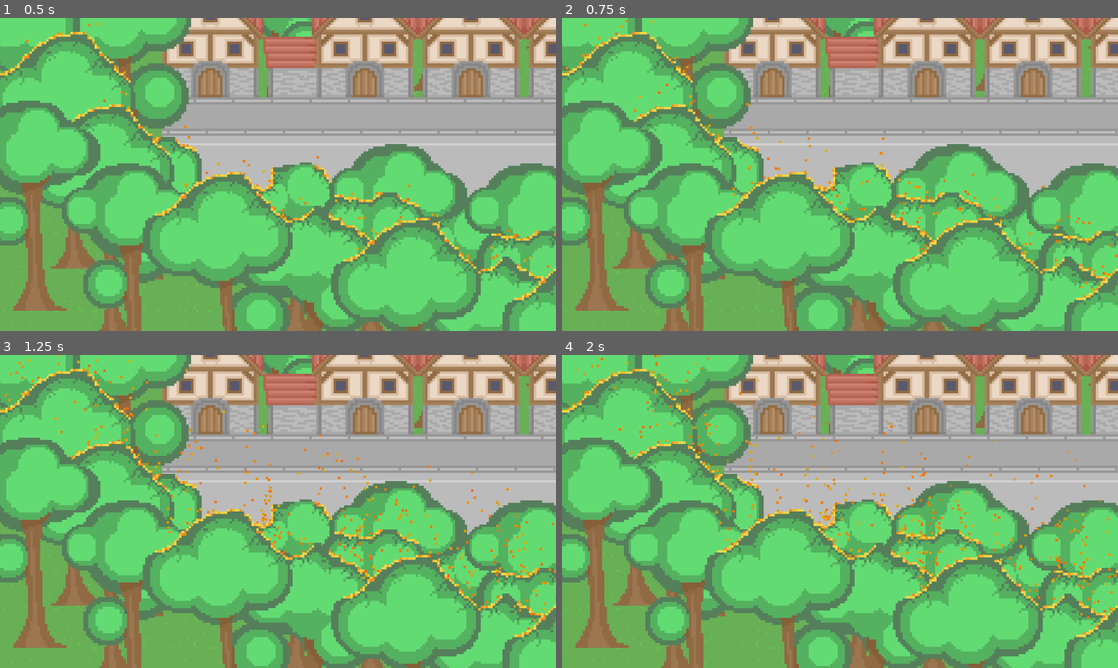
Above: before the commit, frames 1-4 (two rows, left to right).
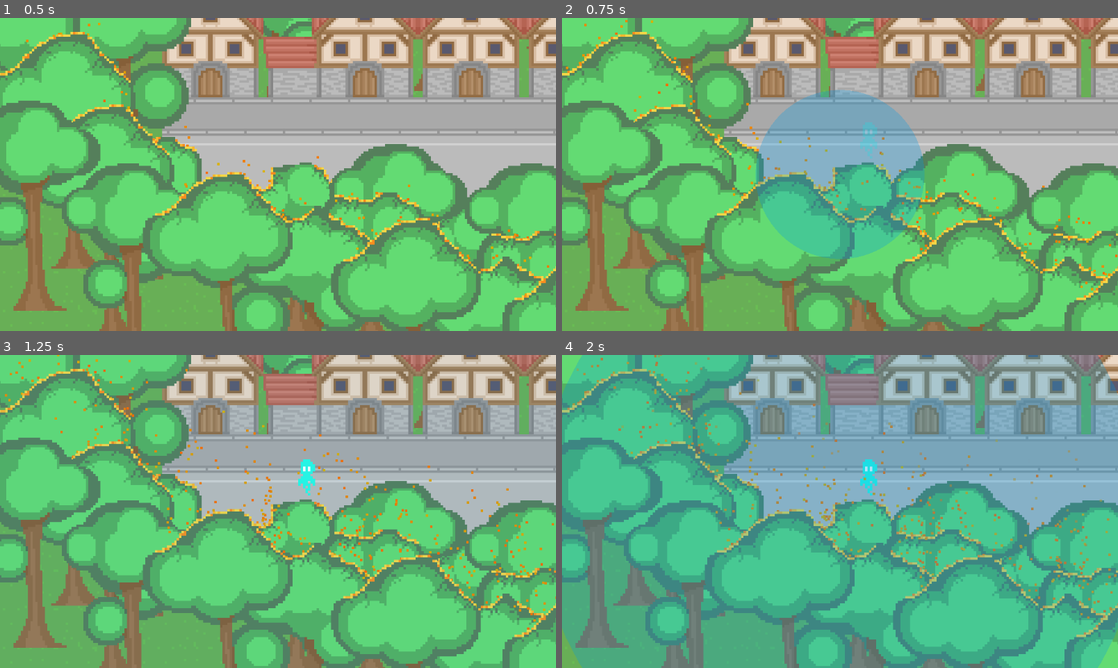
Above: after the commit, the same moments.

Repository: Senjia12/Game-dj-Ames
Game: Godot game, scene res://Level/game.tscn
The game is run twice, just before and just after one commit, with the same random seed, the same clock (stepped at 60 frames per second) and the same inputs.
Inputs (mouse positions are in pixels of both pictures, inside the frame that each line leads up to):
- Up to frame 1 (0.5 s): no input
- Up to frame 2 (0.75 s): move the mouse to (962, 158) at 0.52 s; right-click (962, 158) at 0.6 s
- Up to frame 3 (1.25 s): no input
- Up to frame 4 (2 s): move the mouse to (728, 527) at 1.27 s; tap E (interact) at 1.35 s; right-click (728, 527) at 1.55 s

Frame 1 is identical in both runs. In frame 2, 13% of the frame differs, in the area x 34-66%, y 22-77%; in frame 3, 0.2%; in frame 4, 99%, in the area x 0-100%, y 0-100%.

Commit message:
début soul

Diff:
--- a/bla/Level/game.tscn
+++ b/bla/Level/game.tscn
@@ -21,6 +21,8 @@
 [ext_resource type="PackedScene" uid="uid://bp7nj3jn3eudd" path="res://Level/Décor/Village/arbre brulé/arbre_feu_4.tscn" id="14_5tgih"]
 [ext_resource type="PackedScene" uid="uid://cgpwhvfopas3p" path="res://Level/Décor/Village/arbre brulé/arbre_feu_5.tscn" id="15_wmllm"]
 [ext_resource type="PackedScene" uid="uid://deb32hb4c86on" path="res://Level/Décor/Village/arbre brulé/arbre_feu_1.tscn" id="16_qhkgf"]
+[ext_resource type="PackedScene" uid="uid://bbupulttciuby" path="res://Unit/soul detector/soul_detector.tscn" id="22_chmqr"]
+[ext_resource type="PackedScene" uid="uid://d2mamrqjwbeff" path="res://Unit/soul/soul.tscn" id="23_juvpv"]
 
 [sub_resource type="TileSetAtlasSource" id="TileSetAtlasSource_klef5"]
 texture = ExtResource("1_8iq6g")
@@ -252,6 +254,21 @@
 sources/3 = SubResource("TileSetAtlasSource_aiwnn")
 sources/4 = SubResource("TileSetAtlasSource_ycl8a")
 
+[sub_resource type="Animation" id="Animation_j1rey"]
+length = 0.001
+tracks/0/type = "value"
+tracks/0/imported = false
+tracks/0/enabled = true
+tracks/0/path = NodePath("dmg:color")
+tracks/0/interp = 1
+tracks/0/loop_wrap = true
+tracks/0/keys = {
+"times": PackedFloat32Array(0),
+"transitions": PackedFloat32Array(1),
+"update": 0,
+"values": [Color(1, 0.231373, 0.164706, 0)]
+}
+
 [sub_resource type="Animation" id="Animation_ck84q"]
 resource_name = "dmg"
 length = 2.0
@@ -266,21 +283,6 @@
 "transitions": PackedFloat32Array(1, 1, 1),
 "update": 0,
 "values": [Color(1, 0.231373, 0.164706, 0), Color(1, 0.231373, 0.164706, 0.372549), Color(1, 0.231373, 0.164706, 0)]
-}
-
-[sub_resource type="Animation" id="Animation_j1rey"]
-length = 0.001
-tracks/0/type = "value"
-tracks/0/imported = false
-tracks/0/enabled = true
-tracks/0/path = NodePath("dmg:color")
-tracks/0/interp = 1
-tracks/0/loop_wrap = true
-tracks/0/keys = {
-"times": PackedFloat32Array(0),
-"transitions": PackedFloat32Array(1),
-"update": 0,
-"values": [Color(1, 0.231373, 0.164706, 0)]
 }
 
 [sub_resource type="AnimationLibrary" id="AnimationLibrary_lq6uo"]
@@ -988,3 +990,8 @@
 }
 
 [node name="Player" parent="." instance=ExtResource("12_l25pa")]
+
+[node name="soul detector" parent="." instance=ExtResource("22_chmqr")]
+
+[node name="Soul" parent="." instance=ExtResource("23_juvpv")]
+position = Vector2(12, -14)
--- /dev/null
+++ b/bla/Unit/soul detector/soul_detector.gd
@@ -0,0 +1,15 @@
+extends Node2D
+
+@onready var animation_player: AnimationPlayer = $AnimationPlayer
+@onready var area_2d: Area2D = $Area2D
+
+
+
+func _physics_process(delta: float) -> void:
+	if Input.is_action_just_pressed("scan"):
+		global_position = Globals.player.global_position
+		animation_player.play("scan")
+
+		for i in area_2d.get_overlapping_bodies():
+			if i.is_in_group("soul"):
+				i.activate()
--- /dev/null
+++ b/bla/Unit/soul detector/soul_detector.tscn
@@ -0,0 +1,92 @@
+[gd_scene load_steps=7 format=3 uid="uid://bbupulttciuby"]
+
+[ext_resource type="Script" path="res://Unit/soul detector/soul_detector.gd" id="1_tq5rd"]
+
+[sub_resource type="CircleShape2D" id="CircleShape2D_ufxb1"]
+radius = 164.003
+
+[sub_resource type="Animation" id="Animation_0uvny"]
+length = 0.001
+tracks/0/type = "value"
+tracks/0/imported = false
+tracks/0/enabled = true
+tracks/0/path = NodePath("MeshInstance2D:scale")
+tracks/0/interp = 1
+tracks/0/loop_wrap = true
+tracks/0/keys = {
+"times": PackedFloat32Array(0),
+"transitions": PackedFloat32Array(1),
+"update": 0,
+"values": [Vector2(0, 1.78814e-07)]
+}
+tracks/1/type = "value"
+tracks/1/imported = false
+tracks/1/enabled = true
+tracks/1/path = NodePath("MeshInstance2D:modulate")
+tracks/1/interp = 1
+tracks/1/loop_wrap = true
+tracks/1/keys = {
+"times": PackedFloat32Array(0),
+"transitions": PackedFloat32Array(1),
+"update": 0,
+"values": [Color(0, 0.6, 0.894118, 0.152941)]
+}
+
+[sub_resource type="Animation" id="Animation_qeonc"]
+resource_name = "scan"
+tracks/0/type = "value"
+tracks/0/imported = false
+tracks/0/enabled = true
+tracks/0/path = NodePath("MeshInstance2D:scale")
+tracks/0/interp = 1
+tracks/0/loop_wrap = true
+tracks/0/keys = {
+"times": PackedFloat32Array(0, 1),
+"transitions": PackedFloat32Array(1, 1),
+"update": 0,
+"values": [Vector2(0, 1.78814e-07), Vector2(400, 400)]
+}
+tracks/1/type = "value"
+tracks/1/imported = false
+tracks/1/enabled = true
+tracks/1/path = NodePath("MeshInstance2D:modulate")
+tracks/1/interp = 1
+tracks/1/loop_wrap = true
+tracks/1/keys = {
+"times": PackedFloat32Array(0.633333, 1),
+"transitions": PackedFloat32Array(1, 1),
+"update": 0,
+"values": [Color(0, 0.6, 0.894118, 0.152941), Color(0, 0.6, 0.894118, 0)]
+}
+
+[sub_resource type="AnimationLibrary" id="AnimationLibrary_v6afr"]
+_data = {
+"RESET": SubResource("Animation_0uvny"),
+"scan": SubResource("Animation_qeonc")
+}
+
+[sub_resource type="SphereMesh" id="SphereMesh_qkayj"]
+
+[node name="soul detector" type="Node2D"]
+script = ExtResource("1_tq5rd")
+
+[node name="Area2D" type="Area2D" parent="."]
+collision_layer = 2
+collision_mask = 2
+
+[node name="CollisionShape2D" type="CollisionShape2D" parent="Area2D"]
+visible = false
+shape = SubResource("CircleShape2D_ufxb1")
+
+[node name="AnimationPlayer" type="AnimationPlayer" parent="."]
+libraries = {
+"": SubResource("AnimationLibrary_v6afr")
+}
+speed_scale = 1.5
+
+[node name="MeshInstance2D" type="MeshInstance2D" parent="."]
+modulate = Color(0, 0.6, 0.894118, 0.152941)
+z_index = 50
+position = Vector2(0, -8.94069e-08)
+scale = Vector2(1e-05, 1e-05)
+mesh = SubResource("SphereMesh_qkayj")
--- /dev/null
+++ b/bla/Unit/soul/soul.gd
@@ -0,0 +1,19 @@
+extends StaticBody2D
+
+
+@export var talk := "coincoin"
+
+
+func _ready() -> void:
+	hide()
+
+
+func activate():
+	if !is_visible_in_tree():
+		show()
+		$AnimationPlayer.play("spawn")
+
+
+func _on_area_2d_body_entered(body: Node2D) -> void:
+	if body.is_in_group("player") && is_visible_in_tree():
+		$"text display".play("text display")
--- /dev/null
+++ b/bla/Unit/soul/soul.tscn
@@ -0,0 +1,158 @@
+[gd_scene load_steps=15 format=3 uid="uid://d2mamrqjwbeff"]
+
+[ext_resource type="Texture2D" uid="uid://cim4x1wkgiq4b" path="res://Unit/Âme/Âme idle.png" id="1_6gcdh"]
+[ext_resource type="Script" path="res://Unit/soul/soul.gd" id="1_dqplt"]
+[ext_resource type="FontFile" uid="uid://bon0hj0i22w3e" path="res://UI/font pxl.ttf" id="3_mmwa2"]
+
+[sub_resource type="CircleShape2D" id="CircleShape2D_b2be2"]
+radius = 8.0
+
+[sub_resource type="AtlasTexture" id="AtlasTexture_pfo3i"]
+atlas = ExtResource("1_6gcdh")
+region = Rect2(0, 0, 7, 15)
+
+[sub_resource type="AtlasTexture" id="AtlasTexture_smkhk"]
+atlas = ExtResource("1_6gcdh")
+region = Rect2(7, 0, 7, 15)
+
+[sub_resource type="SpriteFrames" id="SpriteFrames_pjn5m"]
+animations = [{
+"frames": [{
+"duration": 1.0,
+"texture": SubResource("AtlasTexture_pfo3i")
+}, {
+"duration": 1.0,
+"texture": SubResource("AtlasTexture_smkhk")
+}],
+"loop": true,
+"name": &"default",
+"speed": 5.0
+}]
+
+[sub_resource type="Animation" id="Animation_bxkxf"]
+resource_name = "spawn"
+length = 0.4
+tracks/0/type = "value"
+tracks/0/imported = false
+tracks/0/enabled = true
+tracks/0/path = NodePath("AnimatedSprite2D:modulate")
+tracks/0/interp = 1
+tracks/0/loop_wrap = true
+tracks/0/keys = {
+"times": PackedFloat32Array(0, 0.4),
+"transitions": PackedFloat32Array(1, 1),
+"update": 0,
+"values": [Color(1, 1, 1, 0), Color(1, 1, 1, 1)]
+}
+
+[sub_resource type="Animation" id="Animation_x1e50"]
+length = 0.001
+tracks/0/type = "value"
+tracks/0/imported = false
+tracks/0/enabled = true
+tracks/0/path = NodePath("AnimatedSprite2D:modulate")
+tracks/0/interp = 1
+tracks/0/loop_wrap = true
+tracks/0/keys = {
+"times": PackedFloat32Array(0),
+"transitions": PackedFloat32Array(1),
+"update": 0,
+"values": [Color(1, 1, 1, 0)]
+}
+
+[sub_resource type="AnimationLibrary" id="AnimationLibrary_t8q35"]
+_data = {
+"RESET": SubResource("Animation_x1e50"),
+"spawn": SubResource("Animation_bxkxf")
+}
+
+[sub_resource type="CircleShape2D" id="CircleShape2D_opff4"]
+radius = 32.0156
+
+[sub_resource type="Animation" id="Animation_4v22u"]
+resource_name = "text display"
+length = 0.4
+tracks/0/type = "value"
+tracks/0/imported = false
+tracks/0/enabled = true
+tracks/0/path = NodePath("blabla:visible_ratio")
+tracks/0/interp = 1
+tracks/0/loop_wrap = true
+tracks/0/keys = {
+"times": PackedFloat32Array(0, 0.4),
+"transitions": PackedFloat32Array(1, 1),
+"update": 0,
+"values": [0.0, 1.0]
+}
+
+[sub_resource type="Animation" id="Animation_geiff"]
+length = 0.001
+tracks/0/type = "value"
+tracks/0/imported = false
+tracks/0/enabled = true
+tracks/0/path = NodePath("blabla:visible_ratio")
+tracks/0/interp = 1
+tracks/0/loop_wrap = true
+tracks/0/keys = {
+"times": PackedFloat32Array(0),
+"transitions": PackedFloat32Array(1),
+"update": 0,
+"values": [0.0]
+}
+
+[sub_resource type="AnimationLibrary" id="AnimationLibrary_h7st3"]
+_data = {
+"RESET": SubResource("Animation_geiff"),
+"text display": SubResource("Animation_4v22u")
+}
+
+[node name="Soul" type="StaticBody2D" groups=["soul"]]
+collision_layer = 2
+collision_mask = 2
+script = ExtResource("1_dqplt")
+
+[node name="CollisionShape2D" type="CollisionShape2D" parent="."]
+visible = false
+shape = SubResource("CircleShape2D_b2be2")
+
+[node name="AnimatedSprite2D" type="AnimatedSprite2D" parent="."]
+modulate = Color(1, 1, 1, 0)
+sprite_frames = SubResource("SpriteFrames_pjn5m")
+frame_progress = 0.209392
+
+[node name="AnimationPlayer" type="AnimationPlayer" parent="."]
+libraries = {
+"": SubResource("AnimationLibrary_t8q35")
+}
+
+[node name="Area2D" type="Area2D" parent="."]
+
+[node name="CollisionShape2D" type="CollisionShape2D" parent="Area2D"]
+visible = false
+shape = SubResource("CircleShape2D_opff4")
+
+[node name="blabla" type="Label" parent="."]
+offset_left = -58.0
+offset_top = -13.0
+offset_right = 329.0
+offset_bottom = 3.0
+scale = Vector2(0.3, 0.3)
+theme_override_colors/font_color = Color(0.76795, 0.998505, 0.960546, 1)
+theme_override_colors/font_shadow_color = Color(0.160784, 0.976471, 0.894118, 1)
+theme_override_constants/shadow_offset_x = 0
+theme_override_constants/shadow_offset_y = 0
+theme_override_constants/shadow_outline_size = 3
+theme_override_fonts/font = ExtResource("3_mmwa2")
+text = "Coincoincoincoincoincoincoin"
+horizontal_alignment = 1
+vertical_alignment = 1
+visible_characters = 0
+visible_characters_behavior = 1
+visible_ratio = 0.0
+
+[node name="text display" type="AnimationPlayer" parent="."]
+libraries = {
+"": SubResource("AnimationLibrary_h7st3")
+}
+
+[connection signal="body_entered" from="Area2D" to="." method="_on_area_2d_body_entered"]
--- a/bla/project.godot
+++ b/bla/project.godot
@@ -31,6 +31,11 @@
 "events": [Object(InputEventKey,"resource_local_to_scene":false,"resource_name":"","device":-1,"window_id":0,"alt_press …(192 unchanged characters)…
 ]
 }
+scan={
+"deadzone": 0.5,
+"events": [Object(InputEventMouseButton,"resource_local_to_scene":false,"resource_name":"","device":-1,"window_id":0,"alt_pressed":false,"shift_pressed":false,"ctrl_pressed":false,"meta_pressed":false,"button_mask":0,"position":Vector2(0, 0),"global_position":Vector2(0, 0),"factor":1.0,"button_index":2,"canceled":false,"pressed":false,"double_click":false,"script":null)
+]
+}
 
 [rendering]
 
Binary file added: bla/Level/Livre de compétence/livre_de_Glace_1.png
Not shown, added: bla/Level/Livre de compétence/livre_de_Glace_1.png.import
Binary file added: bla/Level/Livre de compétence/livre_de_Gravitation_2.png
Not shown, added: bla/Level/Livre de compétence/livre_de_Gravitation_2.png.import
Binary file added: bla/Level/Livre de compétence/livre_de_Lumiere_1.png
Not shown, added: bla/Level/Livre de compétence/livre_de_Lumiere_1.png.import
Binary file added: bla/Level/Livre de compétence/livre_de_lImunite_1.png
Not shown, added: bla/Level/Livre de compétence/livre_de_lImunite_1.png.import
Binary file added: bla/Level/Livre de compétence/livre_des_Ames_1.png
Not shown, added: bla/Level/Livre de compétence/livre_des_Ames_1.png.import
Binary file added: bla/Level/Livre de compétence/livre_des_Pieges_1.png
Not shown, added: bla/Level/Livre de compétence/livre_des_Pieges_1.png.import
(and 1 more such lines)
